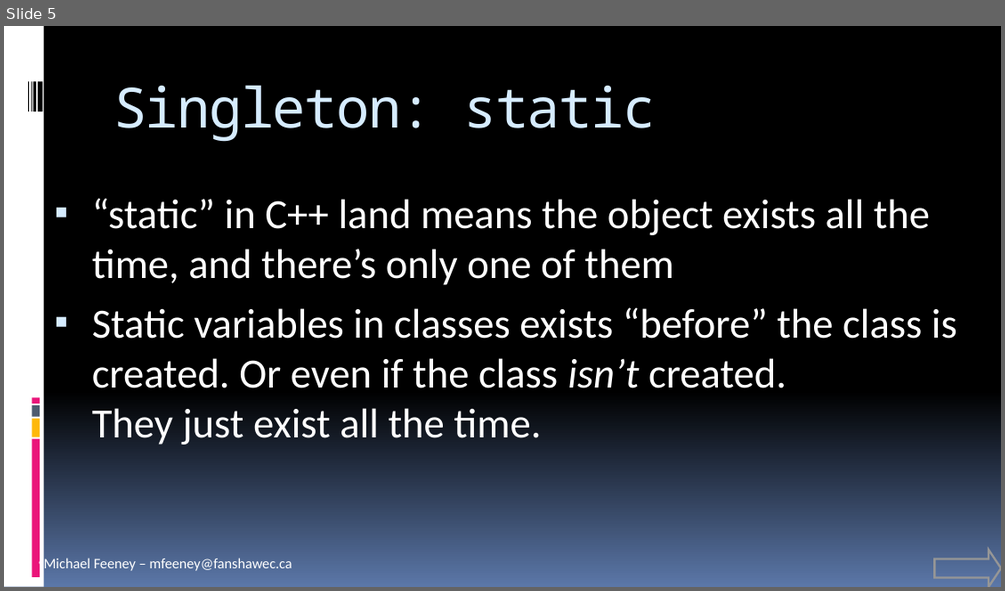
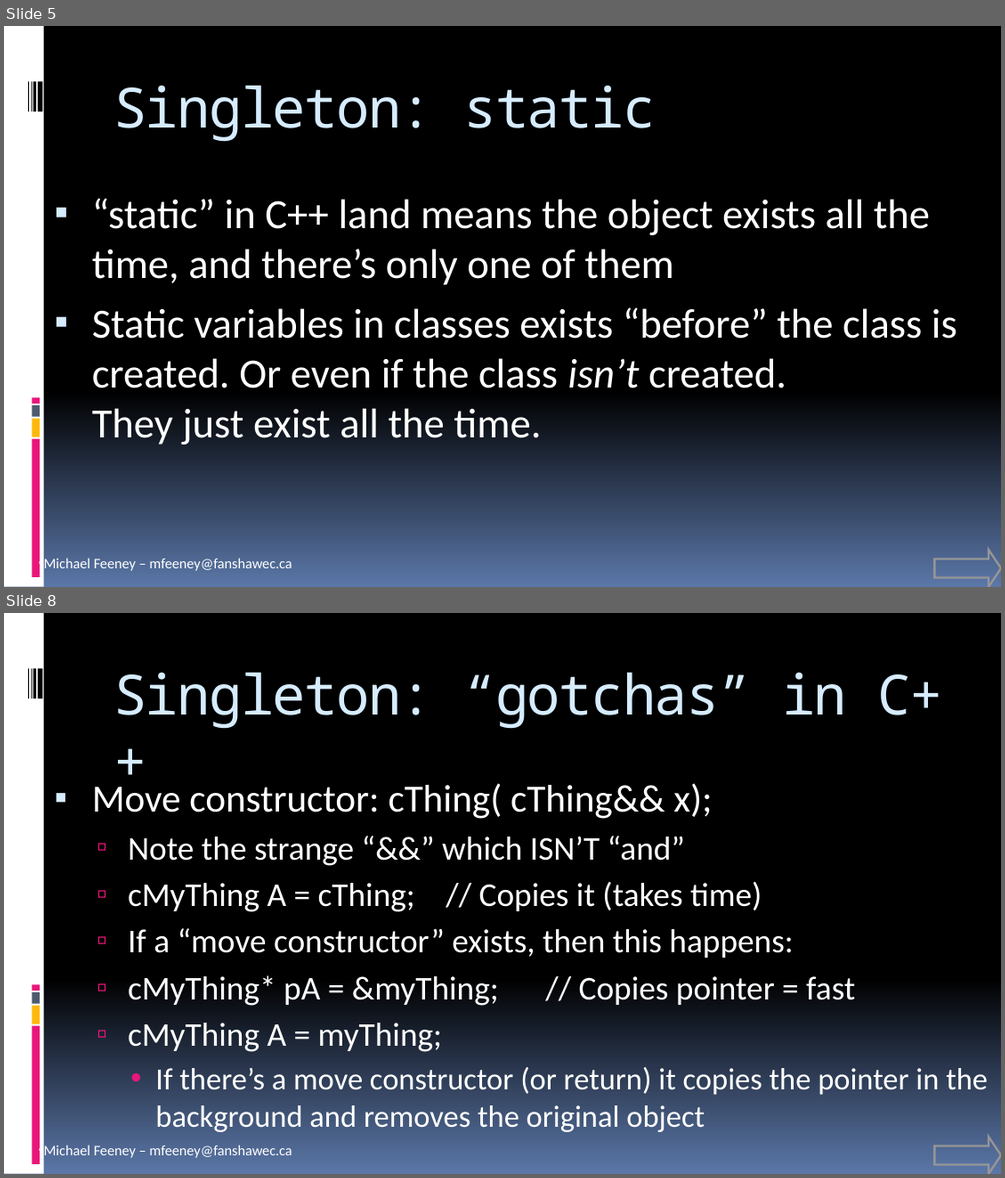
Before and after one commit to FeeneyCodes/GDP202425, a slide deck: 6044_FramPat/D2D/INFO_6044_Patterns (live document).pptx. Shown one above the other, each under a label of ours: slide 5 before the commit, slides 5 and 8 after it; the slides between them are not shown. The pictures are 1005x591 and 1005x1178 pixels, drawn with LibreOffice and Linux fonts; fonts in the diff are those of the drawing. Boxes give left, top, right and bottom in pixels: in the first picture for what was removed or moved away, otherwise in the second. Text is boxed around its words. In the diff, an @@ line names an element or a change of style, - is before the commit and + after.

```diff
--- a/6044_FramPat/D2D/INFO_6044_Patterns (live document).pptx
+++ b/6044_FramPat/D2D/INFO_6044_Patterns (live document).pptx
@@ slide 8 added at (x1=4, y1=613, x2=1001, y2=1174), background gradient #000000 to #5B77A8; not listed: 10 template elements that a slide beside it also shows @@
@@ title added at (x1=113, y1=672, x2=942, y2=729), 40 pt, text #D6ECFF @@
+Singleton: “gotchas” in C++
@@ text added at (x1=92, y1=783, x2=987, y2=1132), 24.1 pt, text #FFFFFF @@
+▪ Move constructor: cThing( cThing&& x);
+  ▫ Note the strange “&&” which ISN’T “and”
+  ▫ cMyThing A = cThing; // Copies it (takes time)
+  ▫ If a “move constructor” exists, then this happens:
+  ▫ cMyThing* pA = &myThing; // Copies pointer = fast
+  ▫ cMyThing A = myThing;
+    • If there’s a move constructor (or return) it copies the pointer in the background and removes the original object
@@ right arrow added at (x1=934, y1=1136, x2=1001, y2=1174), outline #969696 1.5 pt @@
```
Also in this commit, not shown: 1 slide changed, 13 other slides added, 32 other files.
